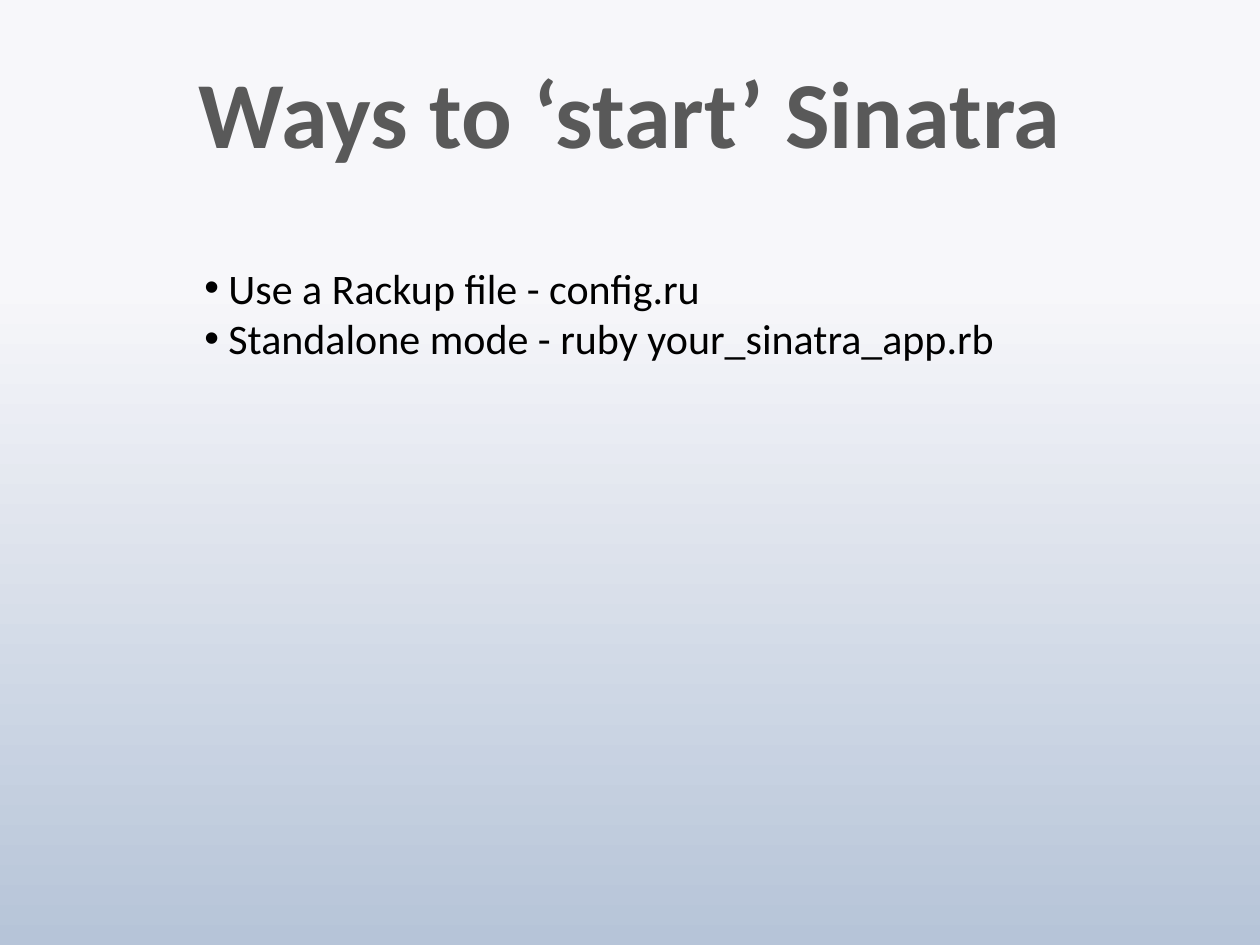
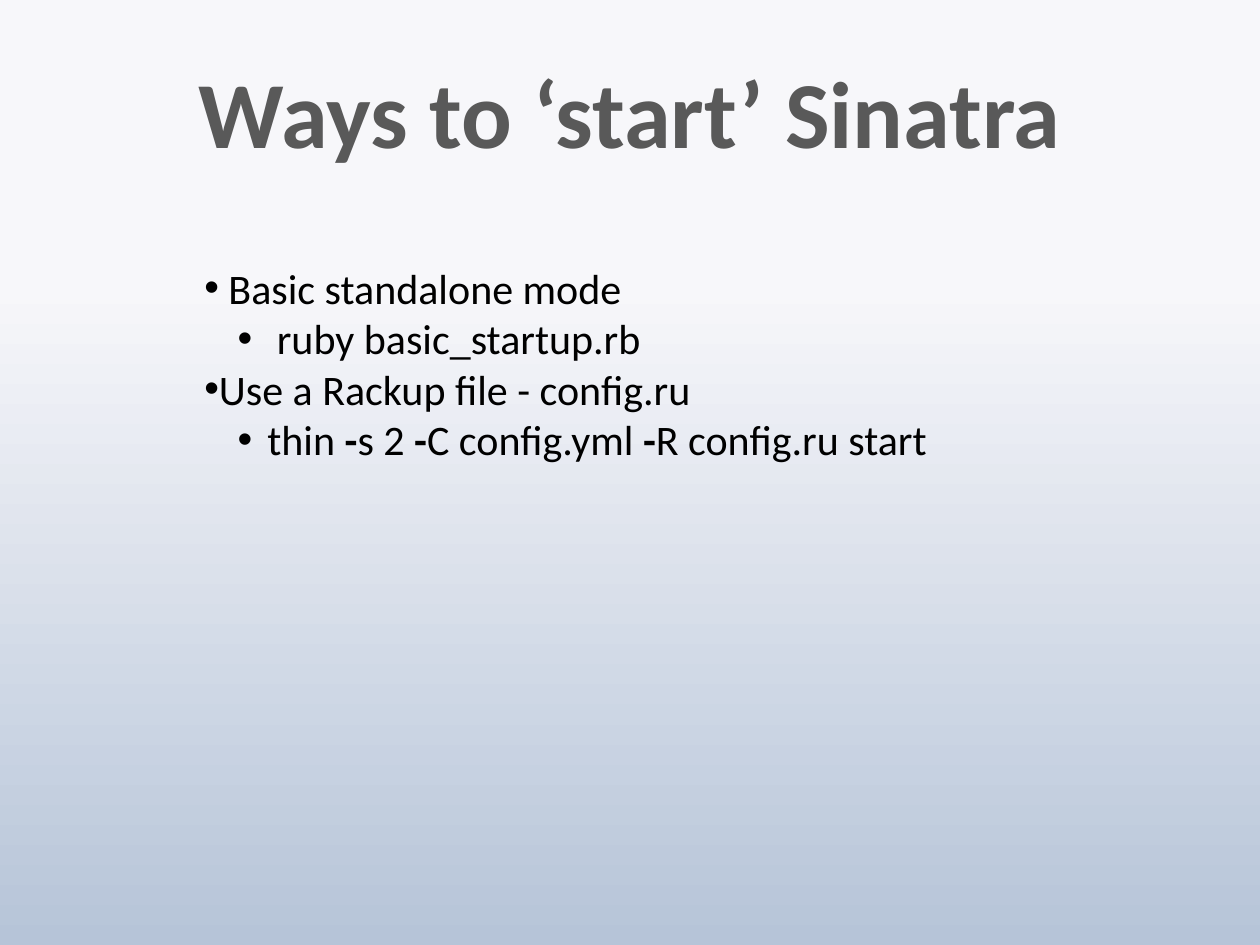
Before and after one commit to techwhizbang/sinatra_slideshow, a slide deck: slide 8 of sinatra.pptx (slide 5 before the commit). Drawn at 1260x945 pixels with LibreOffice and Linux fonts; fonts in the diff are those of the drawing. Boxes give left, top, right and bottom in pixels: in the first picture for what was removed or moved away, otherwise in the second. Text is boxed around its words. In the diff, an @@ line names an element or a change of style, - is before the commit and + after.

```diff
--- a/sinatra.pptx
+++ b/sinatra.pptx
@@ text at <box>228,274,641,361</box>: paragraphs added @@
+• Basic standalone mode
+  • ruby basic_startup.rb
@@ text at <box>267,425,926,463</box>: text changed @@
-• Standalone mode - ruby your_sinatra_app.rb
+  • thin -s 2 -C config.yml -R config.ru start
```
Also in this commit, not shown: 4 other slides changed, 6 slides added, 2 slides removed.
